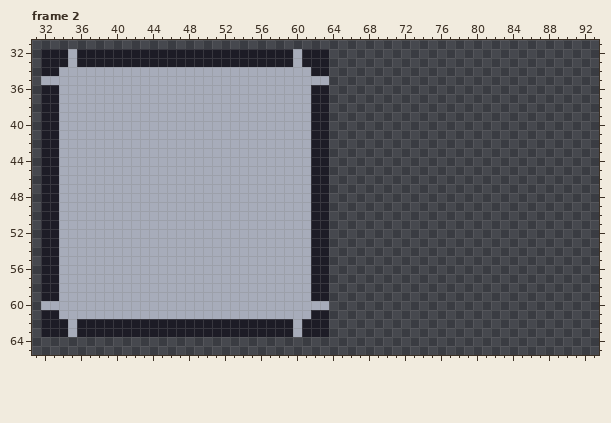
Pixel-art file, stored at project SpaceTycoon/Aseprite edit/Basic Objects/Closet_UI.aseprite. The picture above is the old version.
96x96 pixels, 2 frames. Shown: frame 2: x 31..93, y 31..65.
After the commit:
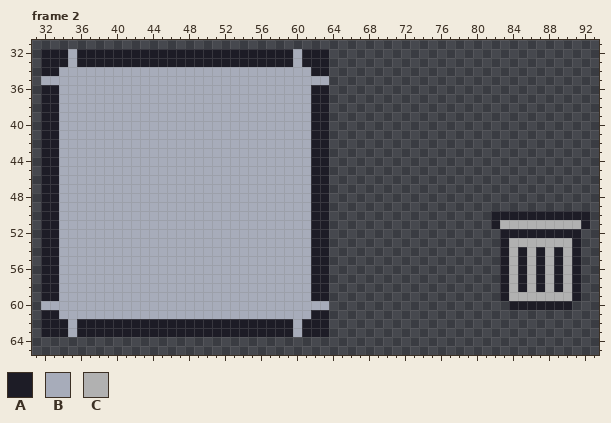
Palette (. is transparent): A #1d1c26  B #a7acba  C #b1b1b1
Changes in this commit:
Frame 2:
y 50: x 82..92 ........... -> AAAAAAAAAAA
y 51: x 82..92 ........... -> ACCCCCCCCCA
y 52: x 83..91 ......... -> AAAAAAAAA
y 53: x 83..91 ......... -> ACCCCCCCA
y 54..58: x 83..91 ......... -> ACACACACA
y 59: x 83..91 ......... -> ACCCCCCCA
y 60: x 84..90 ....... -> AAAAAAA
